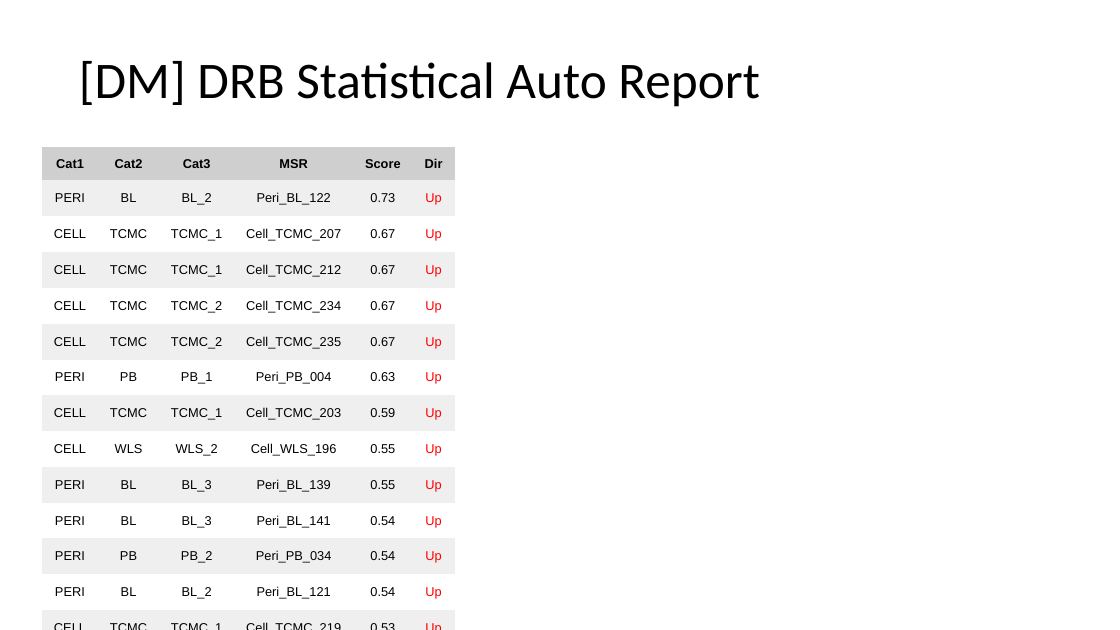
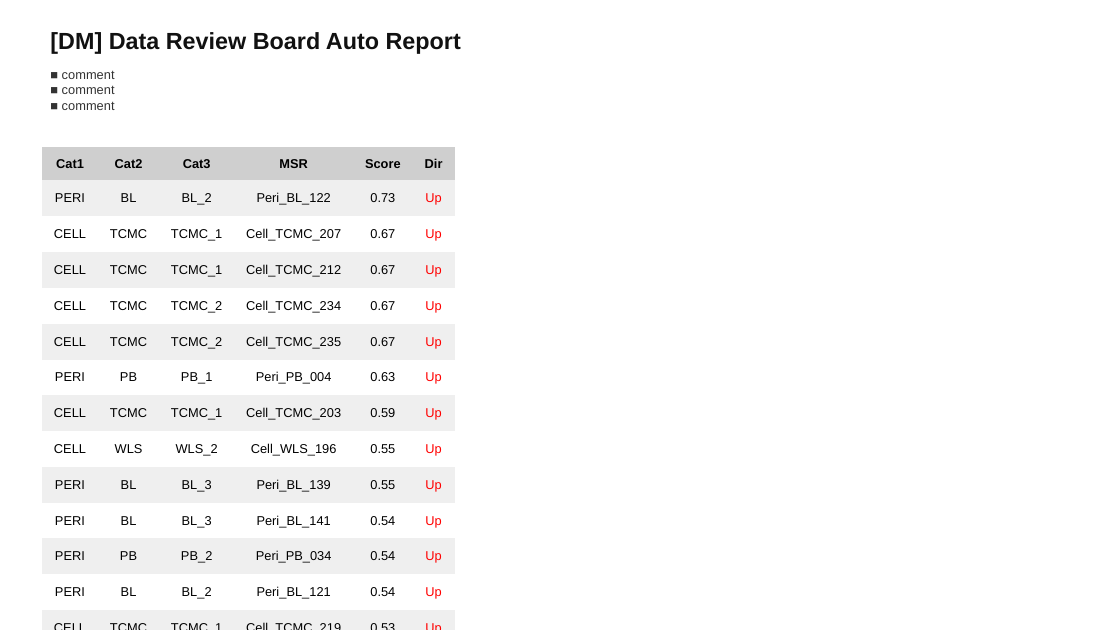
Before and after one commit to parktj4264/DRB-Code, a slide deck: slide 1 of output/Sigma_Summary_Latest.pptx. Drawn at 1120x630 pixels with LibreOffice and Linux fonts; fonts in the diff are those of the drawing. Boxes give left, top, right and bottom in pixels: in the first picture for what was removed or moved away, otherwise in the second. Text is boxed around its words. In the diff, an @@ line names an element or a change of style, - is before the commit and + after.

```diff
--- a/output/Sigma_Summary_Latest.pptx
+++ b/output/Sigma_Summary_Latest.pptx
@@ text added at <box>50,32,461,54</box>, 20 pt, text #111111, bold @@
+[DM] Data Review Board Auto Report
@@ text added at <box>62,70,115,110</box>, 11 pt, text #333333 @@
+■ comment
+■ comment
+■ comment
@@ title removed at <box>79,61,760,107</box> @@
-[DM] DRB Statistical Auto Report
```
Also in this commit, not shown: 6 other slides changed, 6 other files.
